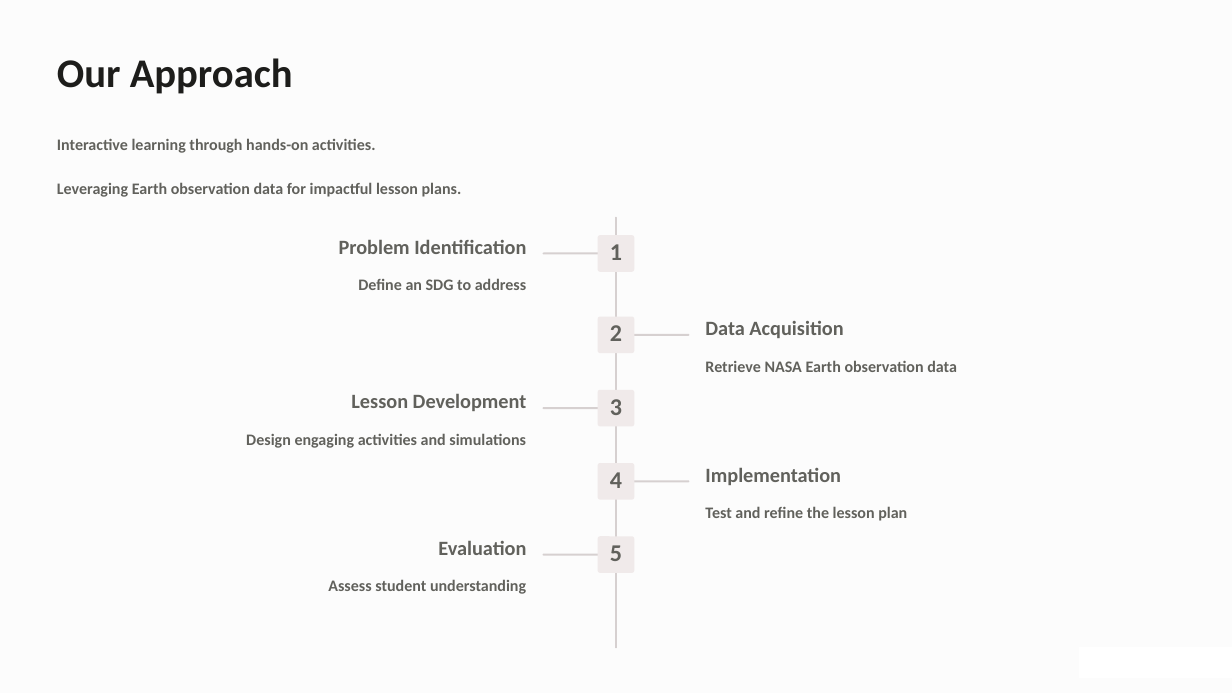
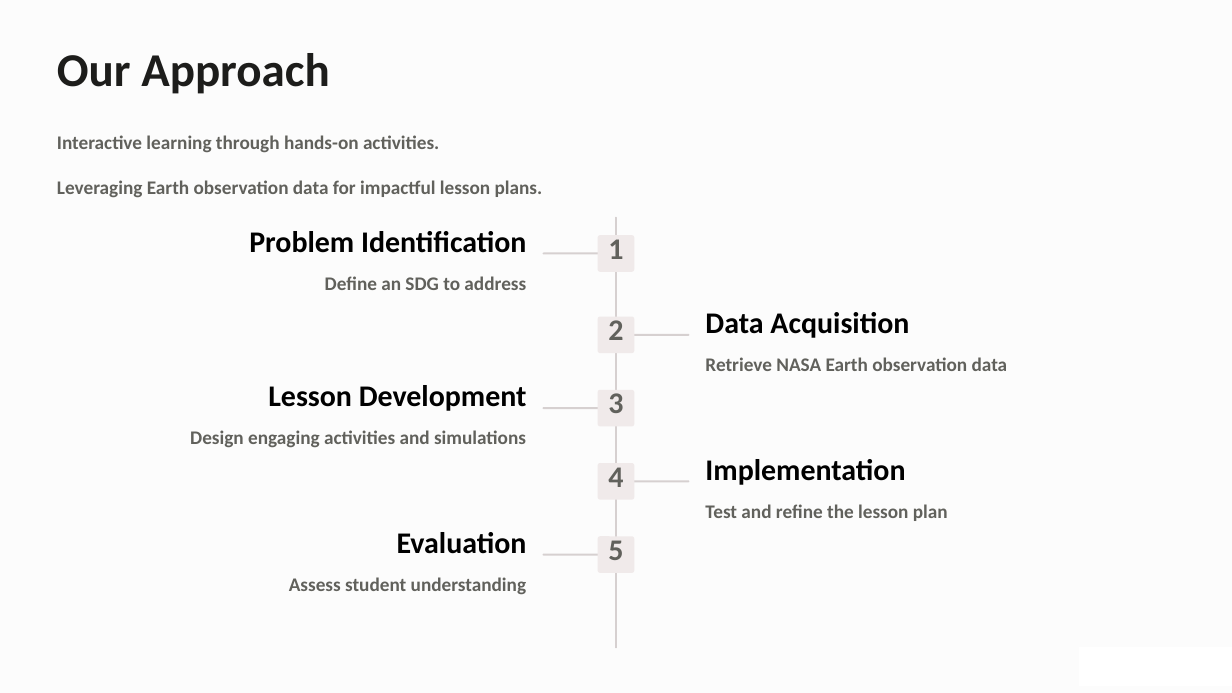
Before and after one commit to Abdelrahman47-code/Nasa-Space-Apps-2024-SDG-EduLab, a slide deck: slide 3 of src/assets/2024-NASA-Space-Apps-Challenge.pptx. Drawn at 1232x693 pixels with LibreOffice and Linux fonts; fonts in the diff are those of the drawing; background and template pictures are left out. Boxes give left, top, right and bottom in pixels: in the first picture for what was removed or moved away, otherwise in the second. Text is boxed around its words. In the diff, an @@ line names an element or a change of style, - is before the commit and + after.

```diff
--- a/src/assets/2024-NASA-Space-Apps-Challenge.pptx
+++ b/src/assets/2024-NASA-Space-Apps-Challenge.pptx
@@ text "Our Approach" at <box>57,53,329,94</box>: size 38 to 44 pt @@
@@ size 19 to 28 pt, text colour #61615C to #000000 in 5 elements at <box>249,231,526,253</box>, <box>705,312,909,338</box>, <box>268,385,527,411</box>, <box>705,459,905,485</box>, <box>397,532,527,554</box> @@
@@ size 22.5 to 28 pt in 5 elements at <box>608,239,623,259</box>, <box>608,320,623,340</box>, <box>608,393,623,413</box>, <box>608,467,623,487</box>, <box>608,540,623,560</box> @@
@@ size 15 to 18 pt in 7 elements at <box>57,135,439,153</box>, <box>57,180,543,198</box>, <box>325,276,526,290</box>, <box>705,357,1008,371</box>, <box>190,430,526,448</box>, <box>705,504,948,521</box>, <box>289,577,526,595</box> @@
```
Also in this commit, not shown: 5 other slides changed, 1 slide removed, 3 other files.
